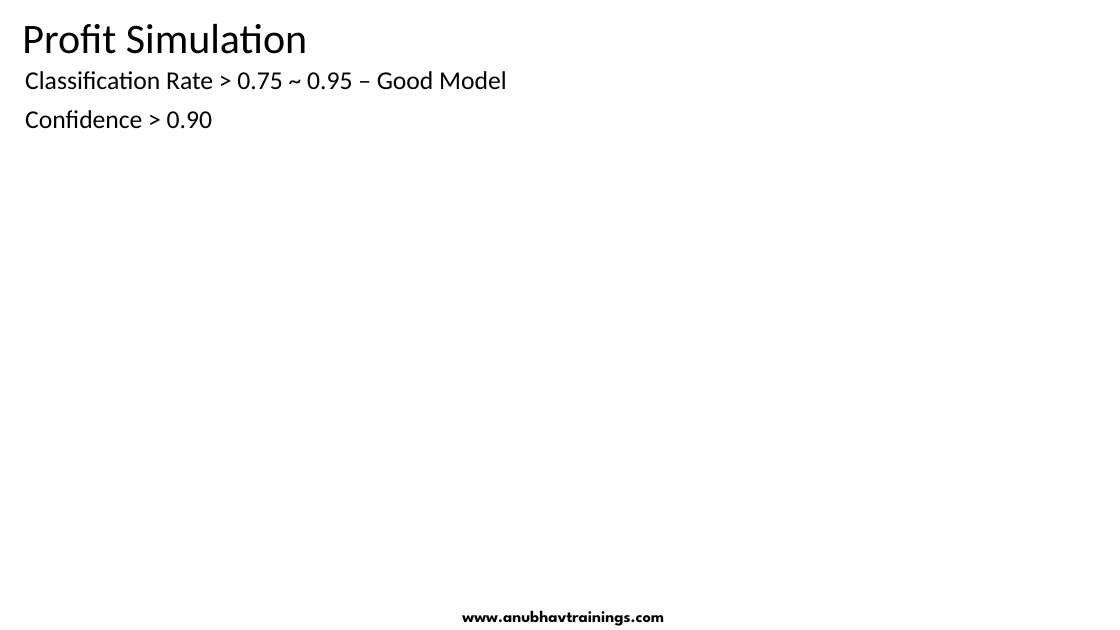
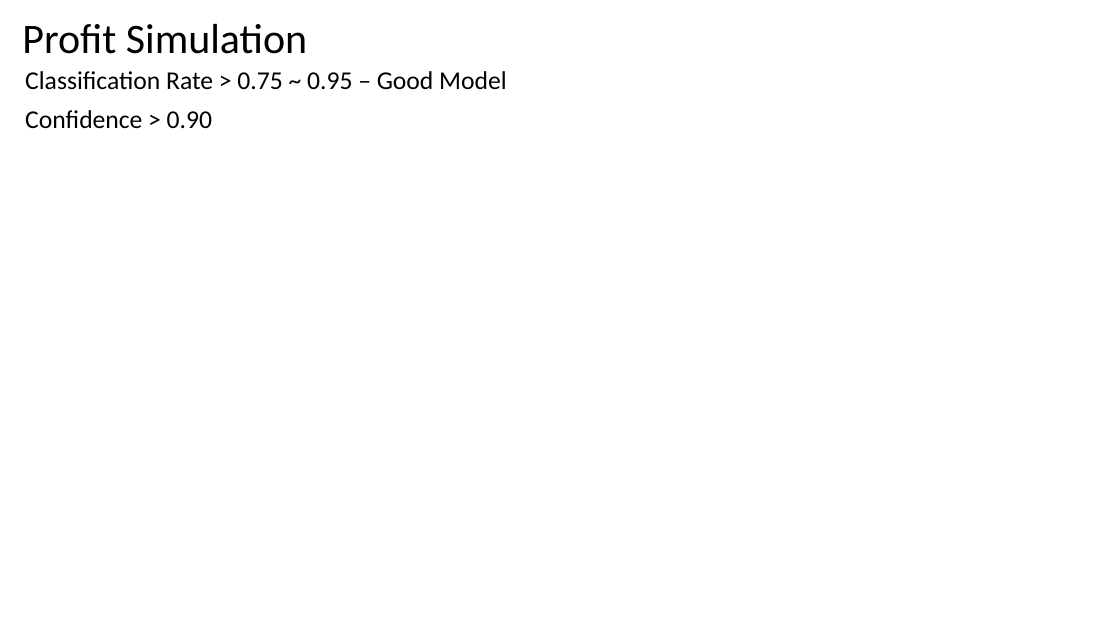
Before and after one commit to soyuztechnologies/SAC_SaamaTechnologies, a slide deck: slide 9 of day 8/SAC_Training Day 8.pptx. Drawn at 1120x630 pixels with LibreOffice and Linux fonts; fonts in the diff are those of the drawing. Boxes give left, top, right and bottom in pixels: in the first picture for what was removed or moved away, otherwise in the second. Text is boxed around its words. In the diff, an @@ line names an element or a change of style, - is before the commit and + after.

```diff
--- a/day 8/SAC_Training Day 8.pptx
+++ b/day 8/SAC_Training Day 8.pptx
@@ text removed at box(462, 610, 664, 626) @@
-www.anubhavtrainings.com
```
Also in this commit, not shown: 7 other slides changed, 2 slides added, 5 other files.
